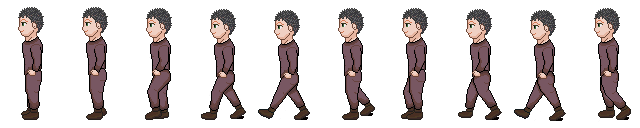
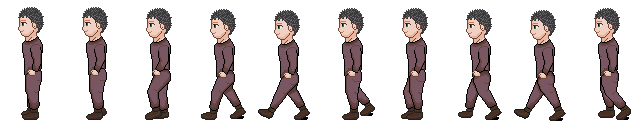
Two versions of the same layered image (640x128). Layer-by-layer changes:
painted on "head #1" over [22, 19, 28, 22]
painted on "head" over [86, 19, 92, 22]
painted on "head-Kopie" over [150, 20, 156, 23]
painted on "head2 #1" over [214, 21, 220, 24]
painted on "head2" over [278, 22, 284, 25]
painted on "head2-Kopie" over [342, 20, 348, 23]
painted on "head2-Kopie #1" over [406, 20, 412, 23]
painted on "head2-Kopie #4" over [470, 21, 476, 24]
painted on "head2-Kopie #2" over [534, 22, 540, 25]
painted on "head2-Kopie #3" over [598, 20, 604, 23]
